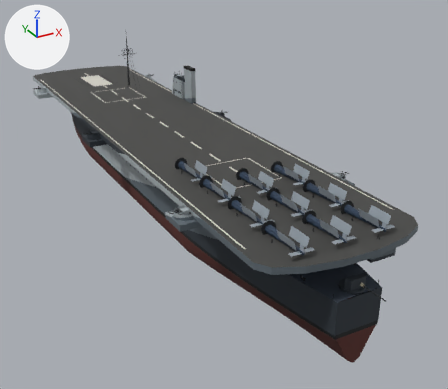
What one commit did to the glTF model assets/models/casablanca_m22.glb.
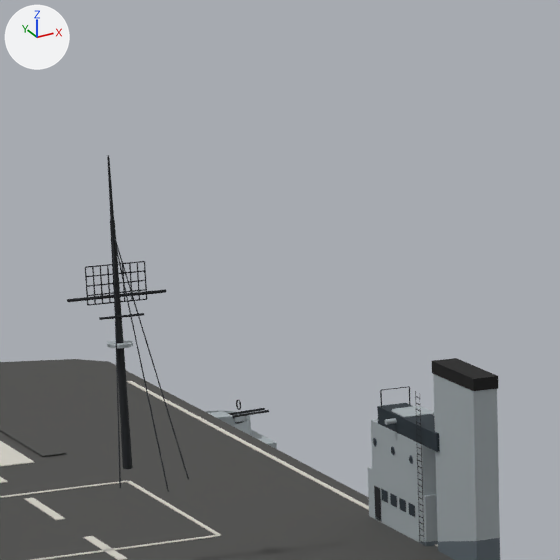
Each version is shown whole from a camera (50 mm lens) standing at (-58.4, -140.1, 60.1) and looking at (9.9, -16.1, -2.0), then close up on the part from 24% to 46% of the width and 0% to 26% of the height. Every picture has the same lights, and +X, +Y and +Z are marked at upper left. The last two pictures show the newer version. Where no turn or scale is listed for an object, it has been applied to the vertices. Vertices at exactly the same position are counted once.

The first close-up shows 'Hull' and 2 more.
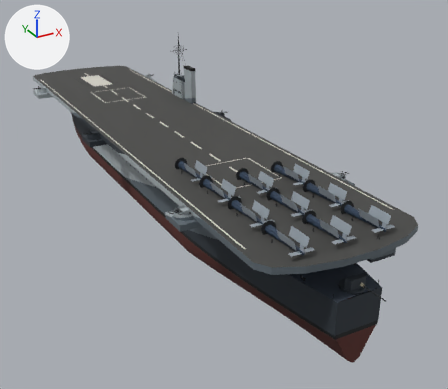
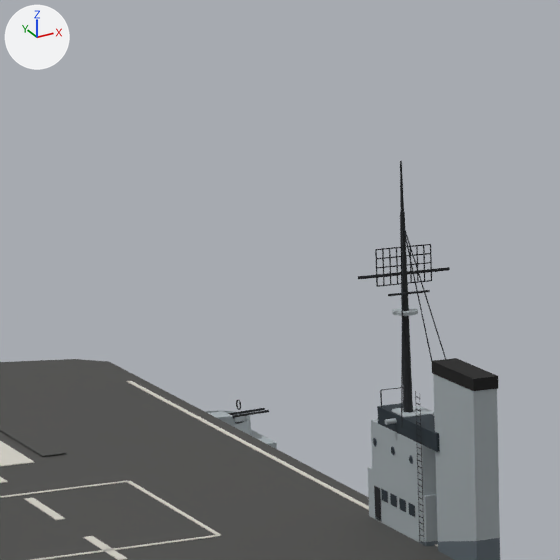
Edits to the scene script, one JSON object a line:
```json
{"block": "me_hull", "where": "# used by ob_hull; location = (0.0, 0.0, 0.0)"}
{"op": "remove", "block": "me_hull", "code": "me_hull.from_pydata(...)  # 11660 vertices, 17308 faces; spans x -19.0..19.0, y -78.0..78.0, z -6.0..34.0"}
{"op": "add", "block": "me_hull", "code": "me_hull.from_pydata(...)  # 11659 vertices, 17308 faces; spans x -19.0..19.0, y -78.0..78.0, z -6.0..33.0"}
{"block": "me_hull", "change": "me_hull part 1"}
{"block": "me_hull", "change": "63 vertices are removed from x -2.0..2.0, y 19.0..20.0, z 26.0..31.0"}
{"block": "me_hull", "change": "210 faces are deleted"}
{"block": "me_hull", "change": "33 vertices in x -1.0..2.0, y 20.0, z 28.0..34.0 move by (15.0, 0.0, -1.0)"}
{"block": "me_hull", "change": "29 vertices in x -1.0..2.0, y 19.0..21.0, z 25.0..30.0 move by (15.0, 0.0, 0.0)"}
{"block": "me_hull", "change": "17 vertices in x -1.0..1.0, y 20.0, z 19.0..27.0 move by (15.0, 0.0, 1.0)"}
{"block": "me_hull", "change": "10 vertices in x -2.0..0.0, y 20.0, z 25.0..28.0 move by (16.0, 0.0, 0.0)"}
{"block": "me_hull", "change": "8 vertices in x -1.0..2.0, y 20.0, z 29.0 move by (15.0, 0.0, -2.0)"}
{"block": "me_hull", "change": "6 vertices in x -2.0, y 20.0, z 27.0 move by (20.0, 0.0, 0.0)"}
{"block": "me_hull", "change": "50 vertices move from x -2.0..2.0, y 15.0..20.0, z 19.0..30.0 to x 13.0..17.0, y 15.0..20.0, z 20.0..30.0"}
{"block": "me_hull", "change": "62 vertices are added at x 13.0..18.0, y 19.0..20.0, z 26.0..28.0"}
{"block": "me_hull", "change": "36 new faces join them, mat_paint_1b1f23 (black #1b1f23)"}
{"block": "me_hull", "change": "174 new faces join them, mat_paint_20262c (black #20262c)"}
```

Location of each change, [x1, y1, x2, y2] in pixels of the close-ups (560 x 560 px; the box of a moved part takes in the faces that stretch with it):
```json
{"object": "Hull", "change": "reshaped", "before": [0, 155, 500, 560], "after": [0, 161, 500, 560]}
{"part": 1, "of": "me_hull", "change": "moved or reshaped", "before": [67, 155, 189, 492], "after": [358, 161, 450, 428]}
```
